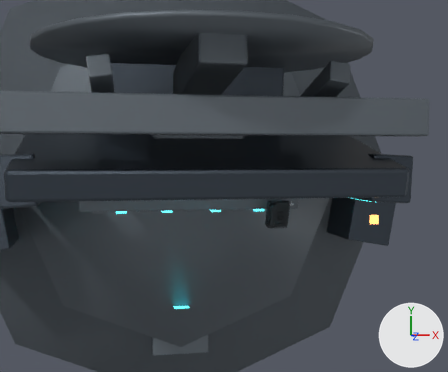
The Blender file docs/blender/quest_base_scene_v1.blend, before and after one commit.
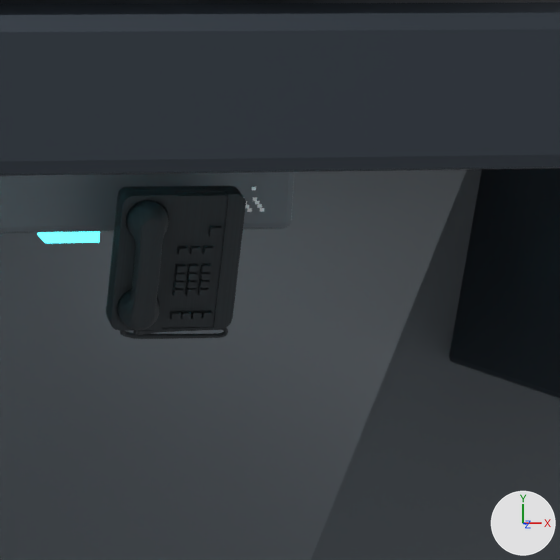
Old and new are each drawn from a camera (50 mm lens) standing at (-0.841, 1.681, 6.995) and looking at (0.315, 1.397, 1.008) and again close up on the part from 55% to 77% of the width and 45% to 72% of the height. Lighting does not change. The marker at lower right points along +X, +Y and +Z. The first two pictures are the older version.

Script lines for the objects in view, before the commit:
```python
me_cube_005 = bpy.data.meshes.new('Cube.005')
me_cube_005.from_pydata(...)  # a box spanning x -1.08..1.08, y -0.36..0.36, z -0.04..0.04
me_cube_005.materials.append(mat_m_questtrim)  # dark grey #5b636a
me_cylinder = bpy.data.meshes.new('Cylinder')
me_cylinder.from_pydata(...)  # an 8-sided cylinder along z spanning x -2.55..2.55, y -2.55..2.55, z -0.12..0.12
me_cylinder.polygons.foreach_set('use_smooth', [True] * 10)
me_cylinder.materials.append(mat_m_questfloor)  # dark grey #4b5259
me_questphonemodelmesh = bpy.data.meshes.new('QuestPhoneModelMesh')
me_questphonemodelmesh.from_pydata(...)  # 3269 vertices, 4786 faces; spans x -6.1..6.2, y -6.8..-0.3, z -7.0..8.7
me_questphonemodelmesh.materials.append(mat_m_questphonebody)
ob_baseplatform = bpy.data.objects.new('BasePlatform', me_cylinder)
ob_baseplatform.location = (0.0, 1.45, -0.12)
ob_consoleshelf = bpy.data.objects.new('ConsoleShelf', me_cube_005)
ob_consoleshelf.location = (0.0, 1.52, 1.04)
ob_consoleshelf.rotation_euler = (0.175, 0.0, 0.0)  # degrees (10, 0, 0)
_m = ob_consoleshelf.modifiers.new('Bevel', 'BEVEL')
_m.width = 0.015
_m.width_pct = 0.015
_m.segments = 2
ob_questphonemodel = bpy.data.objects.new('QuestPhoneModel', me_questphonemodelmesh)
ob_questphonemodel.parent = ob_questphonerig
ob_questphonemodel.location = (5.938, 2.255, 7.755)
# also in view: 'InnerPlatform' at (0.0, 1.35, 0.04); 'RightPlinth' at (2.04, 1.08, 0.34); 'MainPanelFrame' at (0.0, 1.68, 1.64)
```
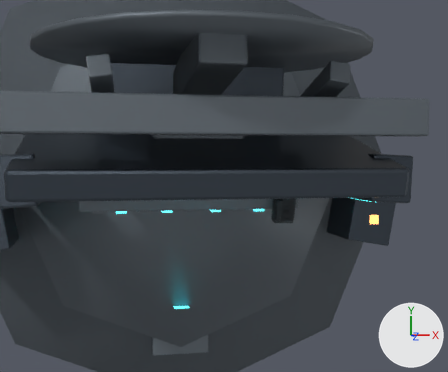
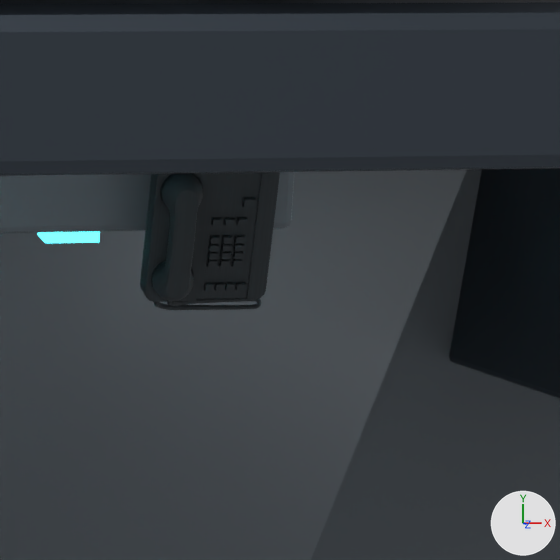
Location of each change, [x1, y1, x2, y2] in pixels of the close-ups (560 x 560 px):
```json
{"object": "QuestPhoneModel", "change": "moved", "before": [106, 186, 246, 339], "after": [140, 172, 280, 310]}
```

Edits to the scene script, one JSON object a line:
```json
{"op": "set", "path": "ob_questphonemodel.location", "old": "(5.938, 2.255, 7.755)", "new": "(2.246, 3.923, 5.456)"}
```
